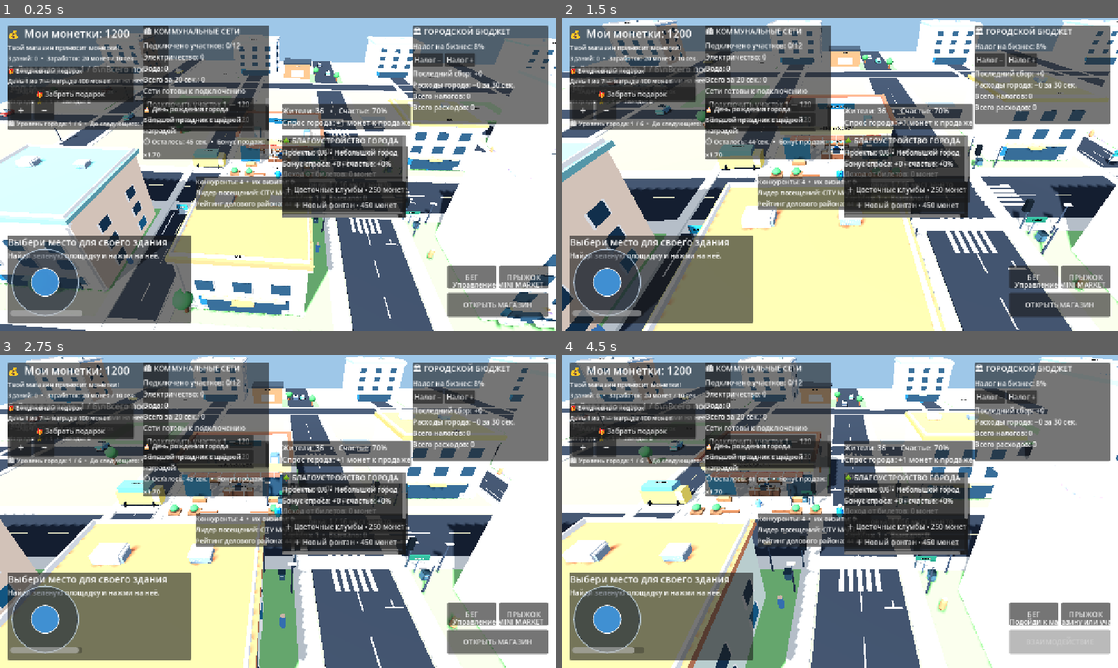
Above: before the commit, frames 1-4 (two rows, left to right).
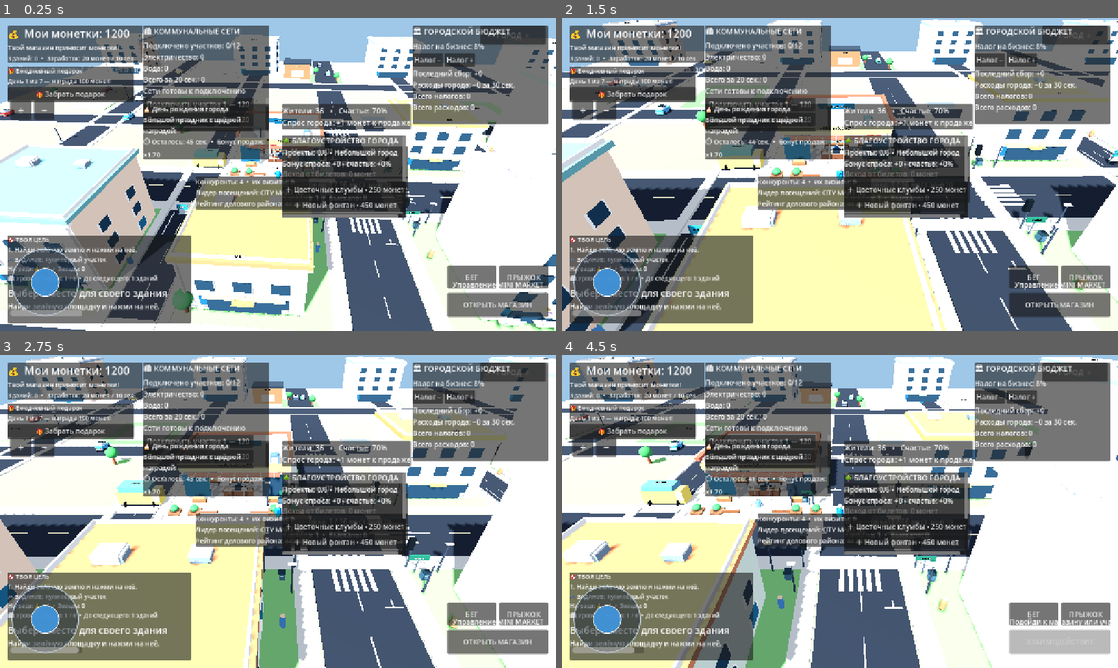
Above: after the commit, the same moments.

Repository: uchihabaha05-del/MINI-WORLD-TYCOON
Game: Godot game, scene res://scenes/Main.tscn
The game is run twice, just before and just after one commit, with the same random seed, the same clock (stepped at 60 frames per second) and the same inputs.
Inputs (mouse positions are in pixels of both pictures, inside the frame that each line leads up to):
- Up to frame 1 (0.25 s): no input
- Up to frame 2 (1.5 s): click (1073, 36) at 0.5 s, where only the run after the commit has a clickable "ГОРОД +"; tap Enter at 1.25 s; move the mouse to (962, 158) at 1.27 s; hold D from 1.28 s (still down); hold Shift from 1.28 s (still down); click (962, 158) at 1.42 s
- Up to frame 3 (2.75 s): tap Space at 1.52 s; release D at 2 s; release Shift at 2 s; drag from (166, 527) to (250, 574) at 2.02 s
- Up to frame 4 (4.5 s): move the mouse to (895, 442) at 2.77 s; hold D 2.78-3.5 s; hold Shift 2.78-3.5 s; drag from (812, 574) to (673, 464) at 3.52 s; move the mouse to (1006, 558) at 4.27 s; hold A from 4.28 s (still down); hold Shift from 4.28 s (still down)

The runs differ from the first frame. In frame 1, 6.9% of the frame differs, in the area x 1-99%, y 2-94%; in frame 2, 6.7%; in frame 3, 6.7%; in frame 4, 6.8%.

Commit message:
Redesign HUD: compact economy and collapsible city dashboard

Diff:
--- a/scripts/tycoon_manager.gd
+++ b/scripts/tycoon_manager.gd
@@ -43,6 +43,8 @@
 var appeal_label: Label
 var marketing_button: Button
 var income_timer: Timer
+var city_dashboard_open := false
+var city_dashboard_button: Button
 
 func _ready() -> void:
 	_create_plots()
@@ -142,18 +144,28 @@
 	business_summary_label.add_theme_font_size_override("font_size", 14)
 	top_box.add_child(business_summary_label)
 	mission_label = Label.new()
-	mission_label.custom_minimum_size = Vector2(285, 48)
+	mission_label = Label.new()
 	mission_label.autowrap_mode = TextServer.AUTOWRAP_WORD_SMART
-	mission_label.add_theme_font_size_override("font_size", 15)
-	top_box.add_child(mission_label)
+	mission_label.add_theme_font_size_override("font_size", 14)
 	quest_label = Label.new()
-	quest_label.custom_minimum_size = Vector2(285, 70)
 	quest_label.autowrap_mode = TextServer.AUTOWRAP_WORD_SMART
-	quest_label.add_theme_font_size_override("font_size", 14)
-	top_box.add_child(quest_label)
+	quest_label.add_theme_font_size_override("font_size", 13)
 	level_label = Label.new()
-	level_label.add_theme_font_size_override("font_size", 14)
-	top_box.add_child(level_label)
+	level_label.add_theme_font_size_override("font_size", 13)
+	var dashboard_row := HBoxContainer.new()
+	dashboard_row.set_anchors_preset(Control.PRESET_TOP_RIGHT)
+	dashboard_row.anchor_left = 1.0
+	dashboard_row.anchor_right = 1.0
+	dashboard_row.offset_left = -174
+	dashboard_row.offset_right = -18
+	dashboard_row.offset_top = 18
+	dashboard_row.offset_bottom = 62
+	root.add_child(dashboard_row)
+	city_dashboard_button = Button.new()
+	city_dashboard_button.text = "ГОРОД  +"
+	city_dashboard_button.custom_minimum_size = Vector2(150, 42)
+	city_dashboard_button.pressed.connect(_toggle_city_dashboard)
+	dashboard_row.add_child(city_dashboard_button)
 
 	var panel := PanelContainer.new()
 	panel.anchor_left = 0.0
@@ -168,6 +180,9 @@
 
 	var content := VBoxContainer.new()
 	panel.add_child(content)
+	content.add_child(mission_label)
+	content.add_child(quest_label)
+	content.add_child(level_label)
 	plot_title = Label.new()
 	plot_title.add_theme_font_size_override("font_size", 22)
 	content.add_child(plot_title)
@@ -212,6 +227,13 @@
 	marketing_button = Button.new()
 	marketing_button.pressed.connect(_promote_selected_business)
 	content.add_child(marketing_button)
+
+func _toggle_city_dashboard() -> void:
+	city_dashboard_open = not city_dashboard_open
+	for dashboard_panel in get_tree().get_nodes_in_group("city_dashboard_panels"):
+		if is_instance_valid(dashboard_panel):
+			dashboard_panel.visible = city_dashboard_open
+	city_dashboard_button.text = "ГОРОД  −" if city_dashboard_open else "ГОРОД  +"
 
 func _make_build_button(caption: String, building_type: String) -> Button:
 	var button := Button.new()
